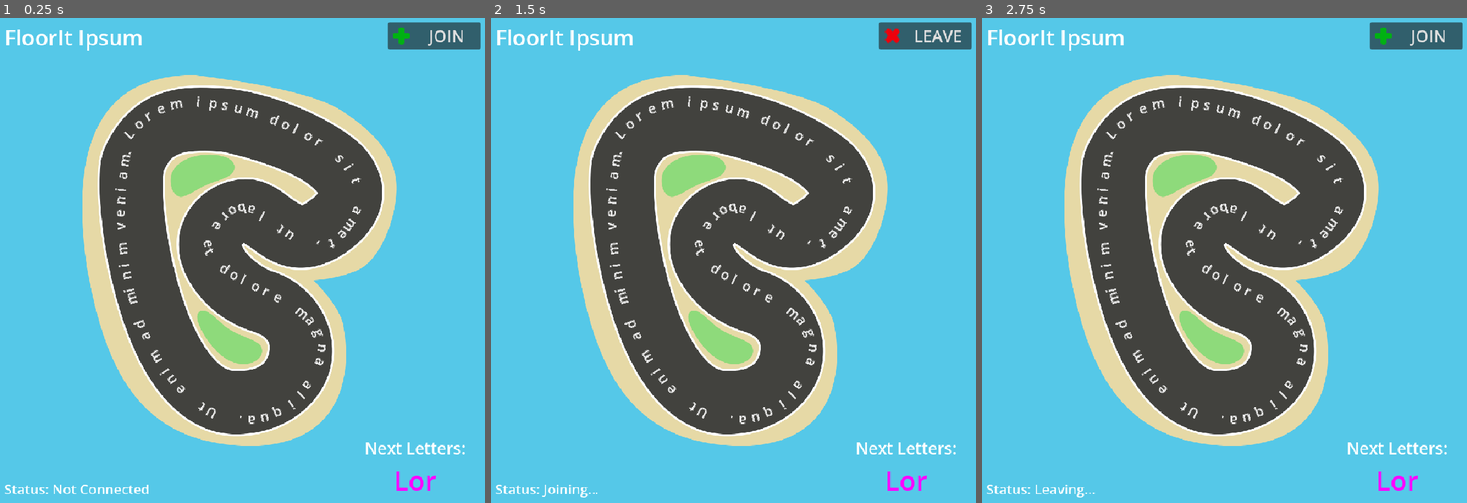
Above: before the commit, frames 1-3 (left to right).
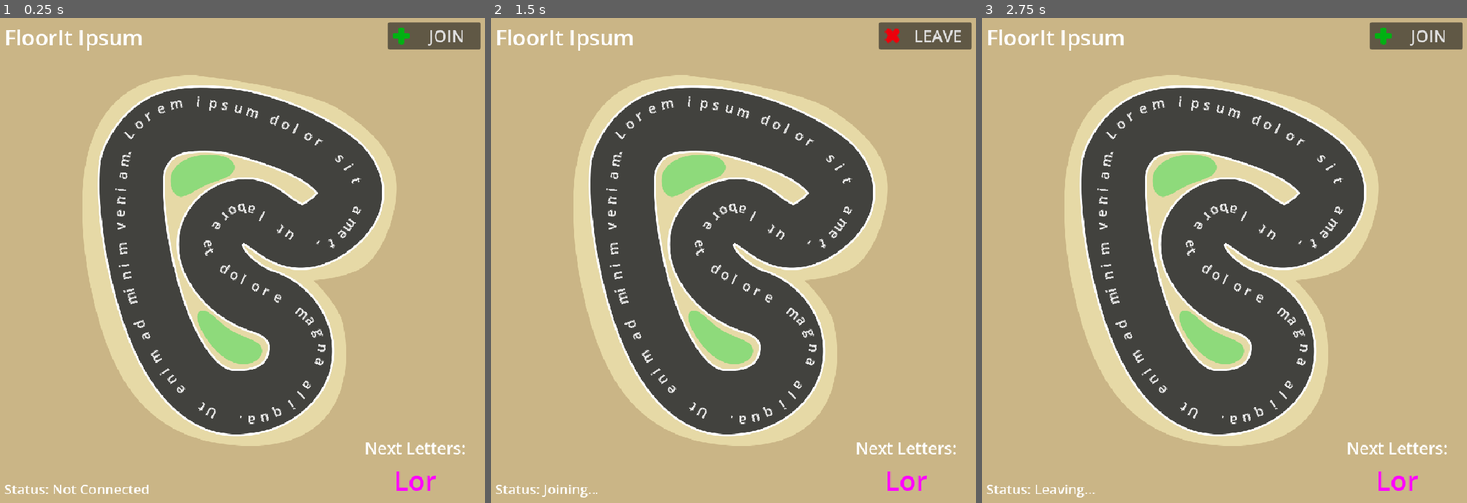
Above: after the commit, the same moments.

Repository: toger5/Godot-MatrixRTC-Keyboard-Kart
Game: Godot game, scene res://Track.tscn
Two runs of this game, one before a commit and one after it. Both use one fixed random seed, a clock stepped at 60 frames per second and the inputs below.
Inputs:
- Up to frame 1 (0.25 s): no input
- Up to frame 2 (1.5 s): tap Enter at 0.5 s; click "JOIN" at 1.25 s
- Up to frame 3 (2.75 s): click "LEAVE" at 2 s

The runs differ from the first frame. In frame 1, 61% of the frame differs, in the area x 0-100%, y 0-100%; in frame 2, 61%; in frame 3, 61%.
Error in both runs: Attempt to call function 'log' in base 'null instance' on a null instance. (res://matrixRTCBridge.gd:23)

Commit message:
Top-Down car textures, background colour adjust

Diff:
--- a/Track.tscn
+++ b/Track.tscn
@@ -35,7 +35,7 @@
 anchor_bottom = 1.0
 grow_horizontal = 2
 grow_vertical = 2
-color = Color(0.33333334, 0.78431374, 0.9098039, 1)
+color = Color(0.79305273, 0.7104118, 0.52405596, 1)
 
 [node name="GameTitle" type="Label" parent="." unique_id=1526659825]
 layout_mode = 0
--- a/car.gd
+++ b/car.gd
@@ -10,25 +10,38 @@
 var current_progress_animated = 0.0 # this progress goes beyond 1 to track multiple rounds. It is the animated version of car_postion
 var turn = 0
 var turn_start_ts = []
-var previous_global_x: float
 
 @onready var sprite: Sprite2D = $Sprite2D
 @onready var car_textures: Array[Texture2D] = [
-	preload("res://assets/cars/blue-car.png"),
-	preload("res://assets/cars/brown-datsun.png"),
-	preload("res://assets/cars/camper-van.png"),
-	preload("res://assets/cars/flatbed-with-house.png"),
-	preload("res://assets/cars/ice-cream-van-a.png"),
-	preload("res://assets/cars/ice-cream-van-b.png"),
-	preload("res://assets/cars/luton-van.png"),
-	preload("res://assets/cars/motor-cycle-a.png"),
-	preload("res://assets/cars/motor-cycle-b.png"),
-	preload("res://assets/cars/pink-jeep.png"),
-	preload("res://assets/cars/red-corolla.png"),
-	preload("res://assets/cars/white-plumbing-van.png"),
-	preload("res://assets/cars/yellow-bus.png"),
-	preload("res://assets/cars/yellow-sports-car.png")
+	preload("uid://h1wjpmx2v2fo"),
+	preload("uid://b1nbsyt0jyl4a"),
+	preload("uid://c6haos62e5wn5"),
+	preload("uid://xk5ct12o4uro"),
+	preload("uid://d0welqmjje707"),
+	preload("uid://csw3fassryrb7"),
+	preload("uid://dxvkm7lrclc7e"),
+	preload("uid://8o2dta04b8gq"),
+	preload("uid://cy3fn8awdfgac"),
+	preload("uid://vcgb6v08y7gr"),
+	preload("uid://bsv1elgudqvfu"),
+	preload("uid://6iyhkmlubmpa"),
+	preload("uid://cbf4yurvlaxlj"),
+	preload("uid://b506nlun6pysb"),
+	preload("uid://c231odca1h6kt"),
+	preload("uid://cn1rhqwakgbbg"),
+	preload("uid://baga0eq21c2ux"),
+	preload("uid://bij302w3514ar"),
+	preload("uid://hq01h713c2mf"),
+	preload("uid://dfw4xdnyn47g5"),
+	preload("uid://5tysxo80jv5f"),
+	preload("uid://bcld57hbggldo"),
+	preload("uid://b8ktbv2oh7nxo"),
+	preload("uid://bpjuw5mcb48ms"),
+	preload("uid://3aqqgoxoh3a3"),
+	preload("uid://u5s62k2iib0t"),
+	preload("uid://8bj52qh1w8rd")
 ]
+
 
 signal car_position_update(car_postition: int, car_pos_text: int)
 signal turn_completed(turn: int, time: int)
@@ -80,8 +93,6 @@
 func _ready() -> void:
 	$Name.text = name_label
 
-	previous_global_x = global_position.x
-
 	var random_texture: Texture2D = car_textures.pick_random()
 	sprite.texture = random_texture
 
@@ -111,11 +122,3 @@
 	if(dir > 0):
 		current_progress_animated += step
 		self.progress_ratio = current_progress_animated
-
-	var current_x = global_position.x
-	var delta_x = current_x - previous_global_x
-
-	if abs(delta_x) > 0.1:
-		sprite.flip_h = delta_x > 0
-
-	previous_global_x = current_x
--- a/car.gdshader
+++ b/car.gdshader
@@ -1,26 +1,69 @@
 shader_type canvas_item;
+render_mode unshaded;
 
-uniform vec4 outline_color : source_color = vec4(0.0, 0.0, 0.0, 1.0);
-uniform float outline_size = 2.0;
+uniform float thickness : hint_range(0.0, 100.0);
+uniform int ring_count : hint_range(1,128) = 16;
+uniform float ring_offset : hint_range(0.0, 1.0, 0.01);
+uniform vec4 outline_color : source_color;
+uniform bool border_clipping_fix = true;
+uniform float aspect_ratio : hint_range(0.1, 10.0, 0.01) = 1.0;
+uniform bool square_border = false;
+uniform vec2 offset;
+uniform bool max_or_add = false;
 
-void fragment() {
-    vec4 tex = texture(TEXTURE, UV);
+void vertex(){
+	if (border_clipping_fix){
+		vec2 o = (UV * 2.0 - 1.0);
+		VERTEX += o * thickness - offset;
+		VERTEX.x *= 1.0 + (aspect_ratio-1.0) * (thickness * TEXTURE_PIXEL_SIZE.x) * 2.0;
+	}
+}
 
-    float alpha = tex.a;
-    float outline = 0.0;
+vec2 square(float i){ // samples a square pattern
+	i *= 2.0;
+	return (vec2(
+		clamp(abs(mod(i,2.0)-1.0),0.25,0.75),
+		clamp(abs(mod(i+0.5,2.0)-1.0),0.25,0.75)
+		)-0.5)*4.0;
+}
 
-    for (int x = -1; x <= 1; x++) {
-        for (int y = -1; y <= 1; y++) {
-            outline += texture(
-                TEXTURE,
-                UV + vec2(float(x), float(y)) * TEXTURE_PIXEL_SIZE * outline_size
-            ).a;
-        }
-    }
+vec4 tex(sampler2D sampler, vec2 uv){
+	vec4 clr;
+	if (uv.x > 0.0 && uv.y > 0.0 && uv.x < 1.0 && uv.y < 1.0){ // bleeding texture sampling fix
+		clr = texture(sampler, uv);
+	}else{clr = vec4(0.0);}
+	return clr;
+}
 
-    if (alpha == 0.0 && outline > 0.0) {
-        COLOR = outline_color;
-    } else {
-        COLOR = tex;
-    }
+void fragment(){
+	vec2 o = offset / vec2(textureSize(TEXTURE, 0));
+	vec2 uv = UV;
+	uv -= vec2(0.5);
+	if (border_clipping_fix){
+		uv.x *= 1.0 + (aspect_ratio-1.0) * thickness * TEXTURE_PIXEL_SIZE.x * 2.0;
+		uv *= (1.0 + (thickness * TEXTURE_PIXEL_SIZE * 2.0));
+		uv -= o;
+		}
+	uv += vec2(0.5);
+	vec2 size = vec2(thickness) / vec2(textureSize(TEXTURE, 0));
+
+	vec4 sprite_color = tex(TEXTURE, uv);
+
+	float alpha = sprite_color.a;
+	if (square_border){
+		for(int i=0;i<ring_count;++i){
+			float r = float(i) / float(ring_count) + ring_offset;
+			alpha = max(alpha,texture(TEXTURE, uv + o + size * square(r) * vec2(aspect_ratio,1.0)).a * outline_color.a);}// texture sampling fix is disabled because both with and without give the same result
+	}else{
+		for(int i=0;i<ring_count;++i){
+			float r = float(i) * 3.14159 / float(ring_count) * 2.0 + ring_offset;
+			if (max_or_add){
+				alpha = alpha+tex(TEXTURE, uv + o +  vec2(size.x * sin(r) * aspect_ratio, size.y * cos(r))).a * outline_color.a;
+			}else{
+				alpha = max(alpha,tex(TEXTURE, uv + o +  vec2(size.x * sin(r) * aspect_ratio, size.y * cos(r))).a * outline_color.a);
+			}
+		}
+	}
+    vec3 final_color = mix(outline_color.rgb, sprite_color.rgb, sprite_color.a);
+    COLOR = vec4(final_color, clamp(alpha, 0.0, 1.0));
 }
--- a/car.tscn
+++ b/car.tscn
@@ -2,12 +2,19 @@
 
 [ext_resource type="Script" uid="uid://b1ryqfo8uh20r" path="res://car.gd" id="1_uoj53"]
 [ext_resource type="Shader" uid="uid://bfw8sq0ttdmr1" path="res://car.gdshader" id="2_06lh1"]
-[ext_resource type="Texture2D" uid="uid://dl8lp64m6x56h" path="res://assets/cars/blue-car.png" id="3_k61xc"]
+[ext_resource type="Texture2D" uid="uid://xk5ct12o4uro" path="res://assets/cars/car_pink.png" id="3_k61xc"]
 
 [sub_resource type="ShaderMaterial" id="ShaderMaterial_td361"]
 shader = ExtResource("2_06lh1")
+shader_parameter/thickness = 3.0000001425
+shader_parameter/ring_count = 6
+shader_parameter/ring_offset = 0.0
 shader_parameter/outline_color = Color(1, 1, 1, 1)
-shader_parameter/outline_size = 2.0
+shader_parameter/border_clipping_fix = true
+shader_parameter/aspect_ratio = 0.99999998137332
+shader_parameter/square_border = true
+shader_parameter/offset = Vector2(0, 0)
+shader_parameter/max_or_add = false
 
 [sub_resource type="LabelSettings" id="LabelSettings_fo0vr"]
 outline_size = 2
@@ -18,12 +25,12 @@
 [node name="Car" type="PathFollow2D" unique_id=1085320103]
 modulate = Color(1, 1, 1, 0.53333336)
 z_index = 5
-rotates = false
 script = ExtResource("1_uoj53")
 
 [node name="Sprite2D" type="Sprite2D" parent="." unique_id=1813909526]
 material = SubResource("ShaderMaterial_td361")
-scale = Vector2(1.5, 1.5)
+rotation = 1.5707964
+scale = Vector2(1, 0.833)
 texture = ExtResource("3_k61xc")
 flip_h = true
 
@@ -31,11 +38,12 @@
 anchors_preset = 1
 anchor_left = 1.0
 anchor_right = 1.0
-offset_left = -221.0
-offset_top = -13.045095
-offset_right = -50.0
-offset_bottom = 9.954905
+offset_left = -30.0
+offset_top = -184.0
+offset_right = 141.0
+offset_bottom = -161.0
 grow_horizontal = 0
+rotation = 1.5707964
 pivot_offset = Vector2(32, 11)
 theme_override_colors/font_color = Color(1, 1, 1, 1)
 text = "playerName"
--- a/project.godot
+++ b/project.godot
@@ -17,7 +17,6 @@
 config/name="Godot MatrixRTC Keyboard Kart"
 run/main_scene="uid://r8atwl231fsx"
 config/features=PackedStringArray("4.6", "GL Compatibility")
-config/icon="uid://dl8lp64m6x56h"
 
 [display]
 
Binary file added: assets/cars/ambulance.png
Not shown, added: assets/cars/ambulance.png.import
Binary file removed: assets/cars/blue-car.png
Not shown, removed: assets/cars/blue-car.png.import
Binary file removed: assets/cars/brown-datsun.png
Not shown, removed: assets/cars/brown-datsun.png.import
Binary file removed: assets/cars/camper-van.png
Not shown, removed: assets/cars/camper-van.png.import
Binary file added: assets/cars/car_black.png
Not shown, added: assets/cars/car_black.png.import
Binary file added: assets/cars/car_orange.png
Not shown, added: assets/cars/car_orange.png.import
(and 71 more such lines)
